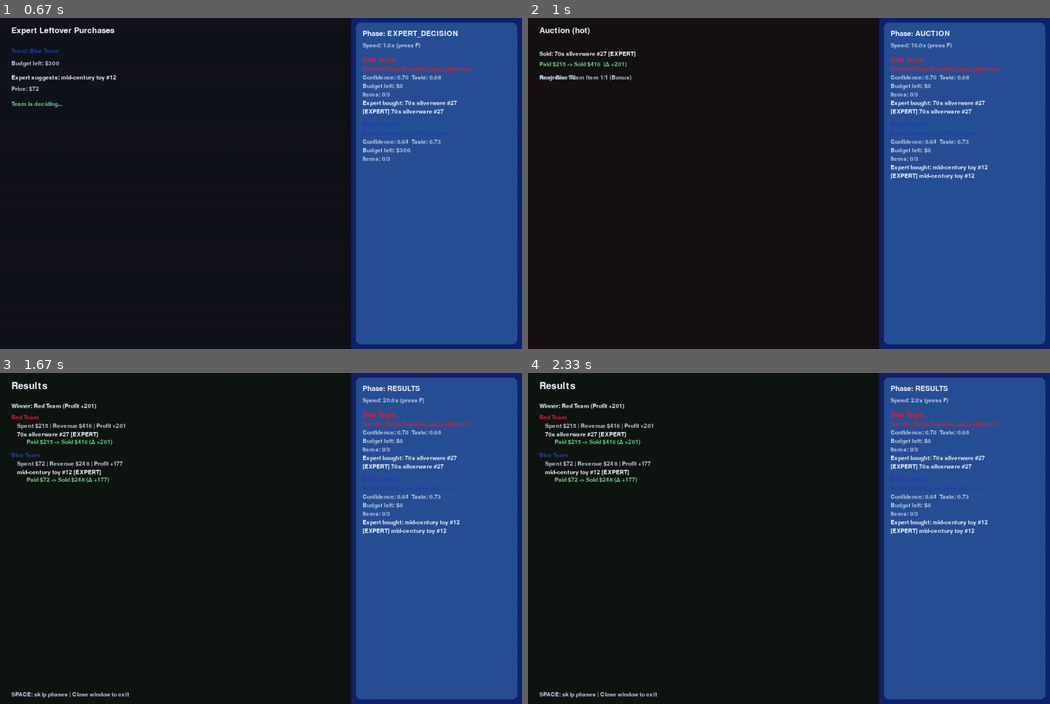
Above: before the commit, frames 1-4 (two rows, left to right).
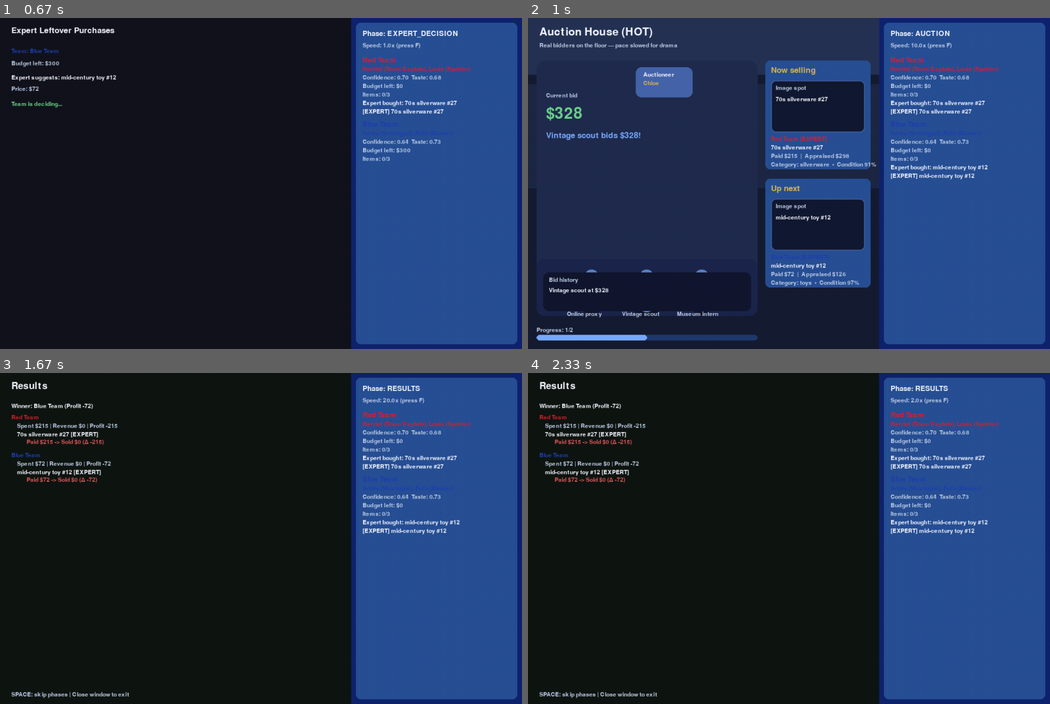
Above: after the commit, the same moments.

Repository: ashvernon/bargain-hunt-simulator
Game: pygame game, started from main.py
The game is run twice, just before and just after one commit, with the same random seed, the same clock (stepped at 60 frames per second) and the same inputs.
Inputs:
- Up to frame 1 (0.67 s): tap Space at 0.33 s
- Up to frame 2 (1 s): tap F at 0.67 s
- Up to frame 3 (1.67 s): tap F at 1 s; tap Space at 1.4 s
- Up to frame 4 (2.33 s): tap Space at 1.7, 1.9 s; tap F at 1.98 s

Frame 1 is identical in both runs. In frame 2, 67% of the frame differs, in the area x 0-68%, y 0-100%; in frame 3, 0.6%; in frame 4, 0.6%.

Commit message:
Enhance auction screen presentation

Diff:
--- a/constants.py
+++ b/constants.py
@@ -10,3 +10,6 @@
 GOLD = (215, 180, 80)
 BAD = (220, 90, 90)
 GOOD = (110, 210, 140)
+ACCENT = (120, 170, 255)
+INK = (22, 28, 50)
+CANVAS = (32, 44, 78)
--- a/models/episode.py
+++ b/models/episode.py
@@ -247,16 +247,21 @@
         self.auction_done = False
         self.last_sold = None
 
-    def step_auction(self):
-        if self.auction_cursor >= len(self.auction_queue):
-            self.auction_done = True
-            return
-        lot = self.auction_queue[self.auction_cursor]
-        lot.item.auction_price = self.auction_house.sell(lot.item, self.rng)
+    def finalize_auction_sale(self, lot: AuctionLot, sale_price: float):
+        """Record the result of an auction lot without advancing RNG twice."""
+        lot.item.auction_price = sale_price
         self.last_sold = lot
         self.auction_cursor += 1
         if self.auction_cursor >= len(self.auction_queue):
             self.auction_done = True
+
+    def step_auction(self):
+        if self.auction_cursor >= len(self.auction_queue):
+            self.auction_done = True
+            return
+        lot = self.auction_queue[self.auction_cursor]
+        sale_price = self.auction_house.sell(lot.item, self.rng)
+        self.finalize_auction_sale(lot, sale_price)
 
     def compute_results(self):
         for team in self.teams:
--- a/ui/screens/auction_screen.py
+++ b/ui/screens/auction_screen.py
@@ -1,8 +1,10 @@
+import os
 import pygame
 from ui.screens.screen_base import Screen
 from ui.render.hud import render_hud
-from ui.render.draw import draw_text
-from constants import TEXT, MUTED, GOOD, BAD
+from ui.render.draw import draw_text, draw_panel
+from constants import TEXT, MUTED, GOOD, BAD, GOLD, ACCENT, INK, CANVAS
+
 
 class AuctionScreen(Screen):
     def __init__(self, cfg, episode):
@@ -10,49 +12,309 @@
         self.episode = episode
         self.font = pygame.font.SysFont(None, 26)
         self.small = pygame.font.SysFont(None, 18)
-        self.timer = 0.0
-        self.step_every = 1.2  # seconds per sale
+        self.big = pygame.font.SysFont(None, 34)
+        self.huge = pygame.font.SysFont(None, 48)
+
+        self.stage = "idle"
+        self.stage_timer = 0.0
+        self.display_price = 0.0
+        self.current_lot = None
+        self.pending_sale_price = 0.0
+        self.bid_history = []
+        self.bid_steps = []
+        self.bid_total_duration = 0.0
+        self.current_bid_idx = -1
+        self.active_bidder = None
+        self.bid_flash = 0.0
+        self.hammer_idx = 0
+        self.sold_pause = 1.8
+        self.image_cache: dict[str, pygame.Surface | None] = {}
+
+        self.bidder_names = [
+            "Gallery rep",
+            "Local dealer",
+            "Phone bidder",
+            "Online proxy",
+            "Vintage scout",
+            "Museum intern",
+        ]
+        self.hammer_lines = ["Going once...", "Going twice...", "Final call..."]
+
+    def _prepare_next_lot(self):
+        if self.episode.auction_cursor >= len(self.episode.auction_queue):
+            self.current_lot = None
+            return
+
+        lot = self.episode.auction_queue[self.episode.auction_cursor]
+        sale_price = self.episode.auction_house.sell(lot.item, self.episode.rng)
+
+        start_price = max(5.0, min(lot.item.shop_price * 0.8, sale_price * 0.85))
+        if start_price >= sale_price:
+            start_price = sale_price * 0.55
+
+        self.bid_steps, total_time = self._build_bid_script(start_price, sale_price)
+        self.bid_total_duration = total_time + 0.9
+        self.current_bid_idx = -1
+        self.display_price = start_price
+        self.pending_sale_price = sale_price
+        self.stage = "intro"
+        self.stage_timer = 0.0
+        self.bid_flash = 0.0
+        self.active_bidder = None
+        self.current_lot = lot
+        self.hammer_idx = 0
+        self.bid_history.clear()
+
+    def _build_bid_script(self, start_price: float, sale_price: float):
+        steps = []
+        time_cursor = 0.7
+        bids = self.episode.rng.randint(3, 6)
+        chosen_bidders = [self.episode.rng.choice(self.bidder_names) for _ in range(bids)]
+
+        for idx in range(bids):
+            bidder = chosen_bidders[idx]
+            fraction = (idx + 1) / bids
+            reach = start_price + (sale_price - start_price) * (0.55 + 0.45 * fraction)
+            reach = min(sale_price, reach)
+            steps.append({"time": time_cursor, "amount": reach, "bidder": bidder})
+            time_cursor += self.episode.rng.uniform(0.85, 1.15)
+
+        if steps:
+            steps[-1]["amount"] = sale_price
+        return steps, time_cursor
+
+    def _finalize_sale(self):
+        if not self.current_lot:
+            return
+        self.display_price = self.pending_sale_price
+        self.stage = "sold"
+        self.stage_timer = 0.0
+        self.episode.finalize_auction_sale(self.current_lot, self.pending_sale_price)
+
+    def _peek_next_lot(self):
+        offset = 1 if self.current_lot else 0
+        nxt_idx = self.episode.auction_cursor + offset
+        if nxt_idx < len(self.episode.auction_queue):
+            return self.episode.auction_queue[nxt_idx]
+        return None
+
+    def _get_item_image(self, item):
+        if item.name in self.image_cache:
+            return self.image_cache[item.name]
+
+        possible_names = [item.name, item.name.replace("/", "-")]
+        for base in possible_names:
+            for ext in (".png", ".jpg", ".jpeg"):
+                path = os.path.join("assets", f"{base}{ext}")
+                if os.path.exists(path):
+                    try:
+                        img = pygame.image.load(path).convert_alpha()
+                        self.image_cache[item.name] = img
+                        return img
+                    except pygame.error:
+                        self.image_cache[item.name] = None
+                        return None
+
+        self.image_cache[item.name] = None
+        return None
 
     def update(self, dt: float):
-        if self.episode.auction_done:
-            return
-        self.timer += dt
-        if self.timer >= self.step_every:
-            self.timer = 0.0
-            self.episode.step_auction()
+        if self.episode.auction_done and self.stage != "sold":
+            return
+
+        self.bid_flash = max(0.0, self.bid_flash - dt)
+
+        if not self.current_lot:
+            self._prepare_next_lot()
+            return
+
+        self.stage_timer += dt
+
+        if self.stage == "intro":
+            if self.stage_timer >= 1.0:
+                self.stage = "bidding"
+                self.stage_timer = 0.0
+
+        elif self.stage == "bidding":
+            next_idx = self.current_bid_idx + 1
+            if next_idx < len(self.bid_steps) and self.stage_timer >= self.bid_steps[next_idx]["time"]:
+                self.current_bid_idx = next_idx
+                step = self.bid_steps[next_idx]
+                self.display_price = step["amount"]
+                self.active_bidder = step["bidder"]
+                self.bid_history.append(step)
+                self.bid_flash = 0.35
+
+            if self.stage_timer >= self.bid_total_duration:
+                self.stage = "hammer"
+                self.stage_timer = 0.0
+                self.active_bidder = None
+
+        elif self.stage == "hammer":
+            if self.stage_timer >= 0.9:
+                if self.hammer_idx < len(self.hammer_lines) - 1:
+                    self.hammer_idx += 1
+                    self.stage_timer = 0.0
+                else:
+                    self._finalize_sale()
+
+        elif self.stage == "sold":
+            if self.stage_timer >= self.sold_pause:
+                self.current_lot = None
+                self.stage = "idle"
+                self.stage_timer = 0.0
+                self.bid_history.clear()
+                self.active_bidder = None
+
+    def _render_background(self, surface, play_w):
+        pygame.draw.rect(surface, INK, (0, 0, play_w, self.cfg.window_h))
+        glow = pygame.Surface((play_w, self.cfg.window_h), pygame.SRCALPHA)
+        pygame.draw.rect(glow, (*ACCENT, 42), (0, 0, play_w, 120))
+        pygame.draw.rect(glow, (*ACCENT, 22), (0, 140, play_w, 220))
+        surface.blit(glow, (0, 0))
+
+    def _render_header(self, surface):
+        mood = self.episode.auction_house.mood.upper()
+        draw_text(surface, f"Auction House ({mood})", 24, 18, self.big, TEXT)
+        draw_text(surface, "Real bidders on the floor — pace slowed for drama", 24, 52, self.small, MUTED)
+
+    def _render_stage(self, surface, rect):
+        pygame.draw.rect(surface, CANVAS, rect, border_radius=18)
+        floor_rect = (rect[0], rect[1] + rect[3] - 120, rect[2], 120)
+        pygame.draw.rect(surface, (28, 38, 76), floor_rect, border_radius=16)
+
+        podium = pygame.Rect(rect[0] + rect[2] * 0.45, rect[1] + 14, 120, 64)
+        pygame.draw.rect(surface, (70, 100, 170), podium, border_radius=12)
+        draw_text(surface, "Auctioneer", podium.x + 16, podium.y + 10, self.small, TEXT)
+        draw_text(surface, self.episode.auctioneer.name, podium.x + 16, podium.y + 28, self.small, GOLD)
+
+        price_y = rect[1] + 96
+        price_label = f"Current bid" if self.stage != "sold" else "SOLD for"
+        draw_text(surface, price_label, rect[0] + 20, price_y - 28, self.small, MUTED)
+        price_color = GOOD if self.display_price >= (self.current_lot.item.shop_price if self.current_lot else 0) else BAD
+        draw_text(surface, f"${self.display_price:,.0f}", rect[0] + 20, price_y, self.huge, price_color)
+
+        callout = None
+        if self.stage == "bidding" and self.active_bidder:
+            callout = f"{self.active_bidder} bids ${self.display_price:,.0f}!"
+        elif self.stage == "hammer":
+            callout = self.hammer_lines[self.hammer_idx]
+        elif self.stage == "sold":
+            callout = "Going, going, gone!"
+        if callout:
+            draw_text(surface, callout, rect[0] + 20, price_y + 54, self.font, ACCENT)
+
+        self._render_crowd(surface, rect)
+        self._render_bid_ticker(surface, rect)
+
+    def _render_crowd(self, surface, rect):
+        rows = [rect[1] + rect[3] - 80, rect[1] + rect[3] - 32]
+        seats_per_row = 3
+        spacing = rect[2] // (seats_per_row + 1)
+        for ridx, row_y in enumerate(rows):
+            for sidx in range(seats_per_row):
+                bx = rect[0] + spacing * (sidx + 1)
+                color = (90, 130, 200)
+                name_idx = ridx * seats_per_row + sidx
+                label = self.bidder_names[name_idx % len(self.bidder_names)]
+                highlight = label == self.active_bidder and self.stage != "sold"
+                radius = 18 + (6 if highlight else 0)
+                pygame.draw.circle(surface, (18, 22, 44), (bx, row_y + 6), radius + 6)
+                pygame.draw.circle(surface, color if not highlight else ACCENT, (bx, row_y), radius)
+                draw_text(surface, label, bx - 52, row_y + 22, self.small, MUTED)
+
+        applause = None
+        if self.stage == "sold":
+            applause = "Audience applauds!"
+        elif self.stage == "hammer":
+            applause = "Hands poised..."
+        if applause:
+            draw_text(surface, applause, rect[0] + rect[2] - 180, rect[1] + rect[3] - 110, self.small, GOLD)
+
+    def _render_bid_ticker(self, surface, rect):
+        ticker_h = 82
+        ticker_rect = pygame.Rect(rect[0] + 14, rect[1] + rect[3] - ticker_h - 10, rect[2] - 28, ticker_h)
+        pygame.draw.rect(surface, (18, 24, 48), ticker_rect, border_radius=12)
+        draw_text(surface, "Bid history", ticker_rect.x + 12, ticker_rect.y + 10, self.small, MUTED)
+
+        y = ticker_rect.y + 32
+        last_entries = self.bid_history[-3:]
+        for step in last_entries:
+            bidder = step["bidder"]
+            amt = step["amount"]
+            highlight = bidder == self.active_bidder and self.bid_flash > 0
+            col = ACCENT if highlight else TEXT
+            draw_text(surface, f"{bidder} at ${amt:,.0f}", ticker_rect.x + 12, y, self.small, col)
+            y += 18
+
+    def _render_item_image(self, surface, rect, item):
+        pygame.draw.rect(surface, (18, 26, 50), rect, border_radius=10)
+        pygame.draw.rect(surface, (64, 92, 150), rect, width=2, border_radius=10)
+
+        img = self._get_item_image(item)
+        if img:
+            scaled = pygame.transform.smoothscale(img, (rect.width, rect.height))
+            surface.blit(scaled, rect)
+        else:
+            draw_text(surface, "Image spot", rect.x + 10, rect.y + 10, self.small, MUTED)
+            draw_text(surface, item.name[:28], rect.x + 10, rect.y + 34, self.small, TEXT)
+
+    def _render_lot_panel(self, surface, x, y, w, title, lot):
+        panel_rect = (x, y, w, 230)
+        draw_panel(surface, panel_rect)
+        draw_text(surface, title, x + 12, y + 12, self.font, GOLD)
+
+        img_rect = pygame.Rect(x + 12, y + 42, w - 24, 110)
+        if not lot:
+            pygame.draw.rect(surface, (18, 26, 50), img_rect, border_radius=10)
+            draw_text(surface, "Image spot", img_rect.x + 10, img_rect.y + 10, self.small, MUTED)
+            draw_text(surface, "Awaiting lot...", img_rect.x + 10, img_rect.y + 34, self.small, TEXT)
+            draw_text(surface, "Keep the pace — more bidders coming soon", x + 12, y + 160, self.small, MUTED)
+            return
+
+        self._render_item_image(surface, img_rect, lot.item)
+
+        text_y = y + 160
+        tag = " [EXPERT]" if lot.item.is_expert_pick else ""
+        draw_text(surface, f"{lot.team.name}{tag}", x + 12, text_y, self.small, lot.team.color); text_y += 18
+        draw_text(surface, f"{lot.item.name}", x + 12, text_y, self.small, TEXT); text_y += 18
+        draw_text(surface, f"Paid ${lot.item.shop_price:.0f}  |  Appraised ${lot.item.appraised_value:.0f}", x + 12, text_y, self.small, MUTED); text_y += 18
+        draw_text(surface, f"Category: {lot.item.category}  •  Condition {lot.item.condition*100:0.0f}%", x + 12, text_y, self.small, MUTED)
+
+    def _render_last_sale(self, surface, x, y, w):
+        if not self.episode.last_sold:
+            return
+        lot = self.episode.last_sold
+        draw_text(surface, "Last hammer fall", x, y, self.small, GOLD); y += 18
+        profit = lot.item.auction_price - lot.item.shop_price
+        col = GOOD if profit > 0 else BAD
+        draw_text(surface, f"{lot.item.name} sold for ${lot.item.auction_price:.0f} (Δ {profit:+.0f})", x, y, self.small, col)
 
     def render(self, surface):
         play_w = self.cfg.window_w - self.cfg.hud_w
-        pygame.draw.rect(surface, (22,18,18), (0, 0, play_w, self.cfg.window_h))
-        draw_text(surface, f"Auction ({self.episode.auction_house.mood})", 24, 18, self.font, TEXT)
-
-        y = 70
-        if self.episode.last_sold:
-            lot = self.episode.last_sold
-            team, it = lot.team, lot.item
-            tag = " [EXPERT]" if it.is_expert_pick else ""
-            draw_text(surface, f"Sold: {it.name}{tag}", 24, y, self.small, TEXT); y += 22
-            profit = it.auction_price - it.shop_price
-            col = GOOD if profit > 0 else BAD
-            draw_text(surface, f"Paid ${it.shop_price:.0f} -> Sold ${it.auction_price:.0f}  (Δ {profit:+.0f})", 24, y, self.small, col); y += 22
-
-        # progress
+        self._render_background(surface, play_w)
+        self._render_header(surface)
+
+        stage_rect = (self.cfg.margin, 90, play_w - self.cfg.margin * 3 - 220, self.cfg.window_h - 160)
+        stage_rect = pygame.Rect(stage_rect)
+        stage_rect.width = max(320, stage_rect.width)
+        self._render_stage(surface, stage_rect)
+
+        side_x = stage_rect.x + stage_rect.width + 16
+        side_w = play_w - side_x - self.cfg.margin
+        self._render_lot_panel(surface, side_x, stage_rect.y, side_w, "Now selling", self.current_lot)
+        self._render_lot_panel(surface, side_x, stage_rect.y + 250, side_w, "Up next", self._peek_next_lot())
+        self._render_last_sale(surface, side_x, stage_rect.y + 520, side_w)
+
+        # progress bar
         total = len(self.episode.auction_queue)
-        cur = self.episode.auction_cursor
-        progress_label = f"Progress: {cur}/{total}"
-        draw_text(surface, progress_label, 24, play_w and 120 or 120, self.small, MUTED)
-
-        if cur < total:
-            next_lot = self.episode.auction_queue[cur]
-            bonus_tag = " (Bonus)" if next_lot.is_bonus else ""
-            draw_text(
-                surface,
-                f"Next: {next_lot.team.name} item {next_lot.position_in_team}/{next_lot.team_total}{bonus_tag}",
-                24,
-                play_w and 120 or 120,
-                self.small,
-                MUTED,
-            )
+        cur = self.episode.auction_cursor + (1 if self.stage != "idle" and not self.episode.auction_done else 0)
+        draw_text(surface, f"Progress: {cur}/{total}", stage_rect.x, self.cfg.window_h - 46, self.small, MUTED)
+        bar_w = stage_rect.width
+        pygame.draw.rect(surface, (32, 58, 110), (stage_rect.x, self.cfg.window_h - 30, bar_w, 12), border_radius=6)
+        if total:
+            filled = bar_w * (cur / total)
+            pygame.draw.rect(surface, ACCENT, (stage_rect.x, self.cfg.window_h - 30, filled, 12), border_radius=6)
 
         render_hud(
             surface,
